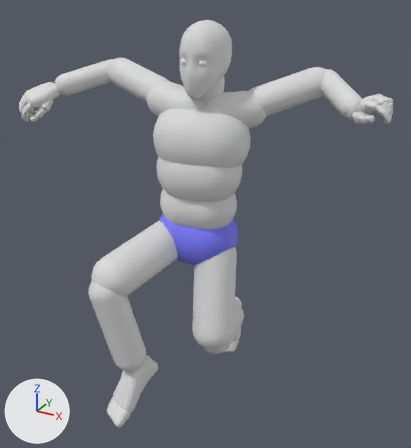
The FBX model ContentSources/Blender/ExportedFbx/SkeletalMesh/Als/Anim/A_Als_Jump_Walk_Left.fbx, before and after one commit.
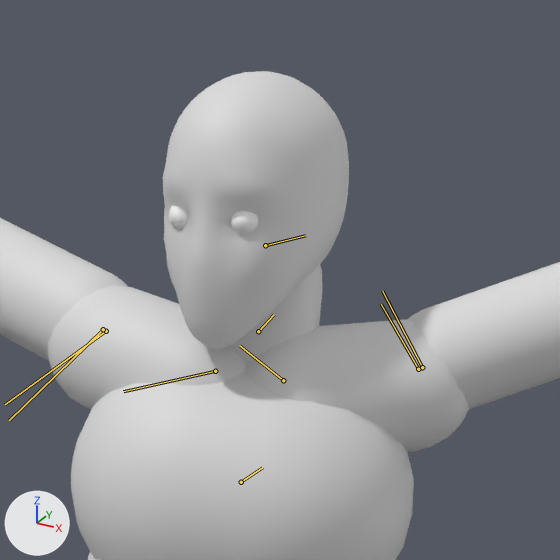
Old and new are each drawn whole from a camera (50 mm lens) standing at (1.094, -1.932, 1.876) and looking at (0.042, -0.021, 0.92) and again close up on the part from 32% to 71% of the width and 0% to 36% of the height. Lighting does not change. The marker at lower left points along +X, +Y and +Z. Both versions are drawn at frame 20 of the action 'Scene'; the numbers are the values there. The bones that bend it are drawn over the model as lines in the close-ups.

In view in the first close-up: 'SKM_Als'.
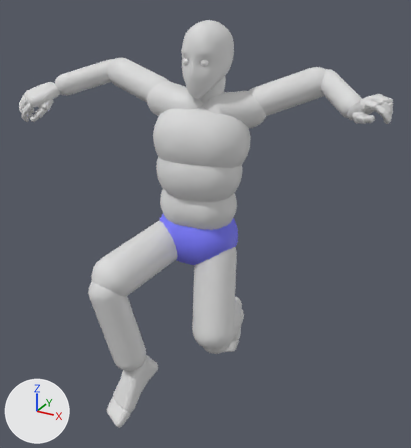
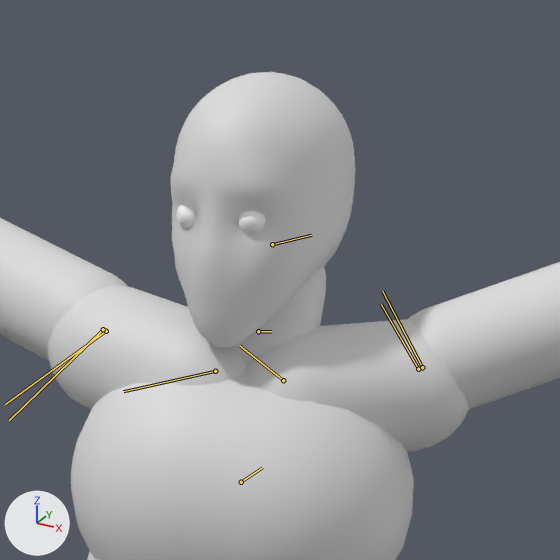
The edits, one by one:
Bone 'spine_01' (bone_spine_01) turns from (4, 0, -9) to (3, 0, -9) degrees about its own x, y and z.
Bone 'spine_02' (bone_spine_02) turns from (4, 0, 0) to (7, 0, 0) degrees about its own x, y and z.
Bone 'spine_03' (bone_spine_03) turns from (4, 1, 8) to (3, 1, 8) degrees about its own x, y and z.
Bone 'neck_01' (bone_neck_01) turns from (0, 0, 11) to (0, 2, 23) degrees about its own x, y and z.
Bone 'head' (bone_head) turns from (-18, -5, -11) to (-18, -7, -23) degrees about its own x, y and z.

Boxes [x1, y1, x2, y2] around the edits, measured in the close-ups (560 x 560 px):
'SKM_Als', posed: before [0, 71, 560, 560]; after [0, 72, 560, 560]
bone 'neck_01', root to tip: before (258, 331) to (274, 314); after (258, 331) to (271, 331)
bone 'head', root to tip: before (265, 245) to (305, 235); after (272, 244) to (311, 235)
